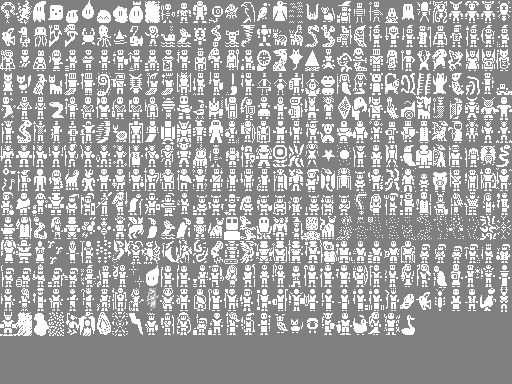
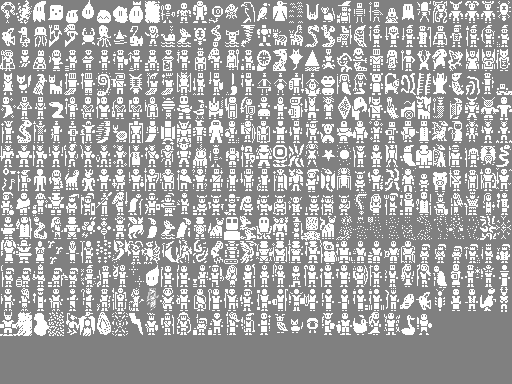
Two versions of the same layered image (512 × 384). Layer-by-layer changes:
painted on "creature_sprites.png" over [417, 314, 432, 335]
